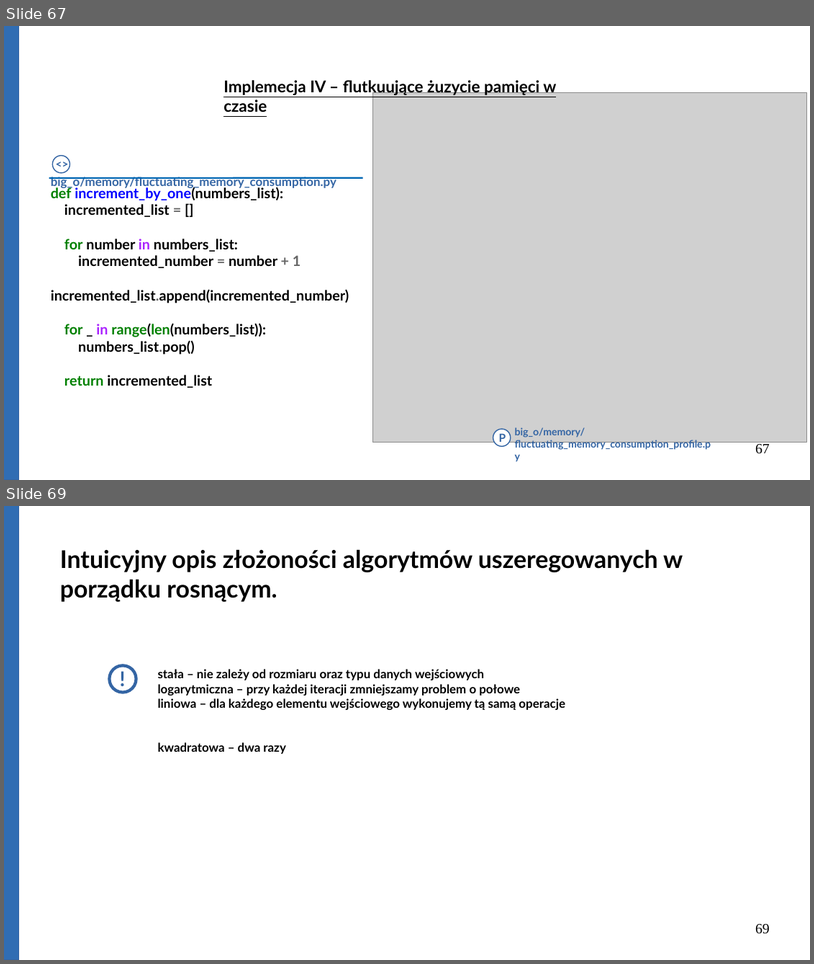
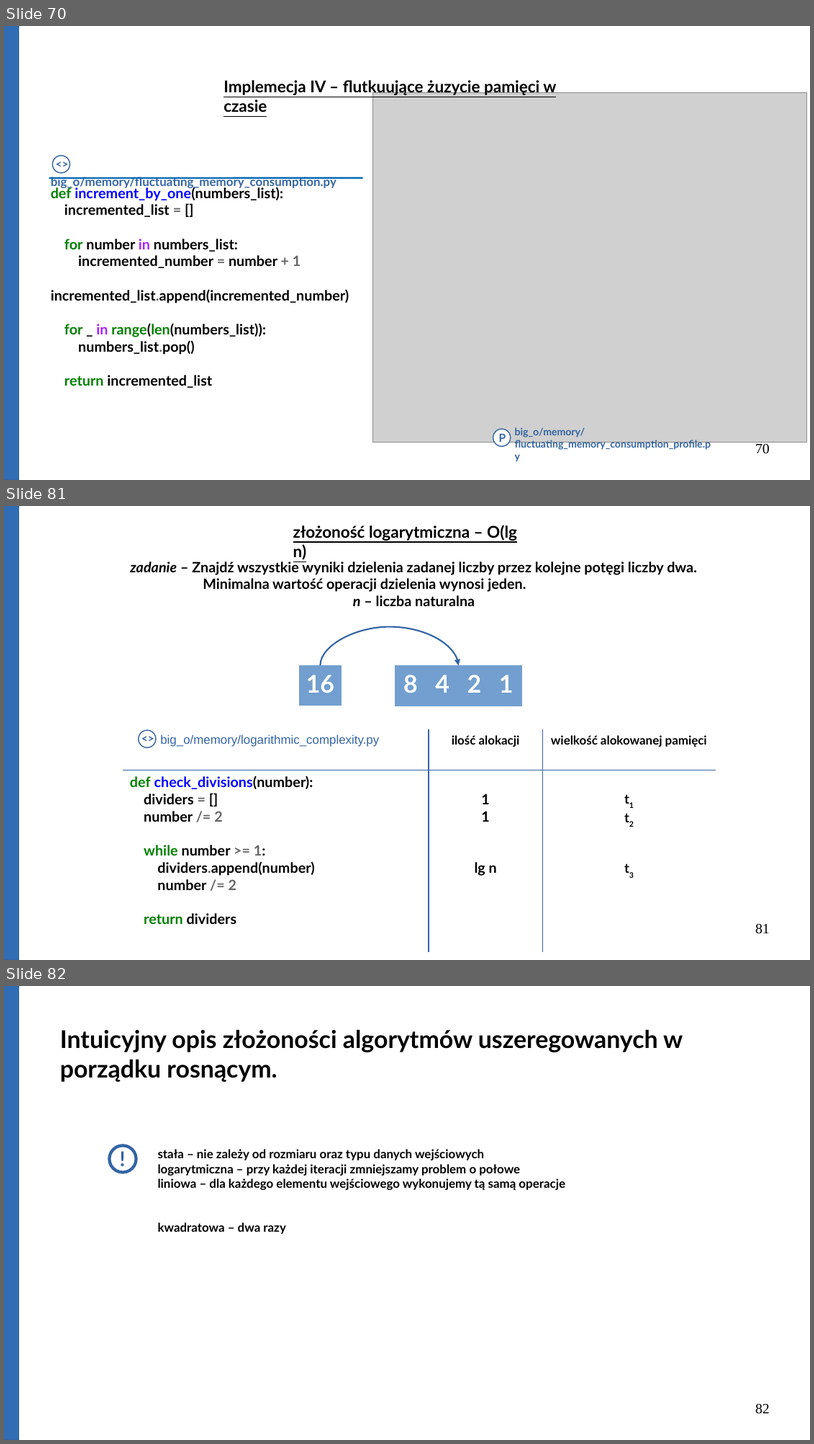
Before and after one commit to Michael-Wisniewski/algorithmic-workshop, a slide deck: gotowa.odp. Shown one above the other, each under a label of ours: slides 67 and 69 before the commit, slides 70, 81 and 82 after it; the slides between them are not shown. The pictures are 814x964 and 814x1444 pixels, drawn with LibreOffice and Linux fonts; fonts in the diff are those of the drawing; grey boxes stand for pictures. Boxes give left, top, right and bottom in pixels: in the first picture for what was removed or moved away, otherwise in the second. Text is boxed around its words. In the diff, an @@ line names an element or a change of style, - is before the commit and + after.

```diff
--- a/gotowa.odp
+++ b/gotowa.odp
@@ slide 81 added at [4, 506, 810, 960], background #FFFFFF @@
@@ rectangle added at [4, 506, 18, 960], fill #306DB3, outline #3465A4 0 pt @@
@@ text added at [293, 525, 517, 560], 16 pt, text #000000, bold, underline @@
+złożoność logarytmiczna – O(lg n)
@@ text added at [130, 561, 697, 606], 14 pt, text #000000, bold @@
+zadanie – Znajdź wszystkie wyniki dzielenia zadanej liczby przez kolejne potęgi liczby dwa.
+Minimalna wartość operacji dzielenia wynosi jeden.
+n – liczba naturalna
@@ curved arrow added from (321, 666) to (458, 666), #3465A4 1.5 pt @@
@@ table added at [299, 666, 342, 703], 1 rows, 1 columns @@
+16
@@ table added at [395, 666, 524, 703], 1 rows, 4 columns @@
+8 | 4 | 2 | 1
@@ table added at [123, 729, 716, 926], 2 rows, 3 columns @@
+big_o/memory/logarithmic_complexity.py | ilość alokacji | wielkość alokowanej pamięci
+def check_divisions(number): / dividers = [] / number /= 2 / while number >= 1: / dividers.append(number) / number /= 2 / return dividers | 1 / 1 / lg n | t1 / t2 / t3
@@ text added at [134, 728, 162, 750], 11 pt, text #3465A4, bold @@
+<>
@@ ellipse added at [139, 730, 156, 747], fill #FFFFFF, outline #3465A4 0.99 pt @@
@@ page number added at [756, 924, 770, 934], 14 pt, text #000000 @@
+81
@@ what was slide 67 is now slide 70 @@
@@ page number at [756, 444, 770, 454]: text changed @@
-67
+70
@@ what was slide 69 is now slide 82 @@
@@ page number at [756, 1404, 770, 1414]: text changed @@
-69
+82
```
Also in this commit, not shown: 22 slides changed, 13 other slides added, 1 slide removed, 4 other files.
